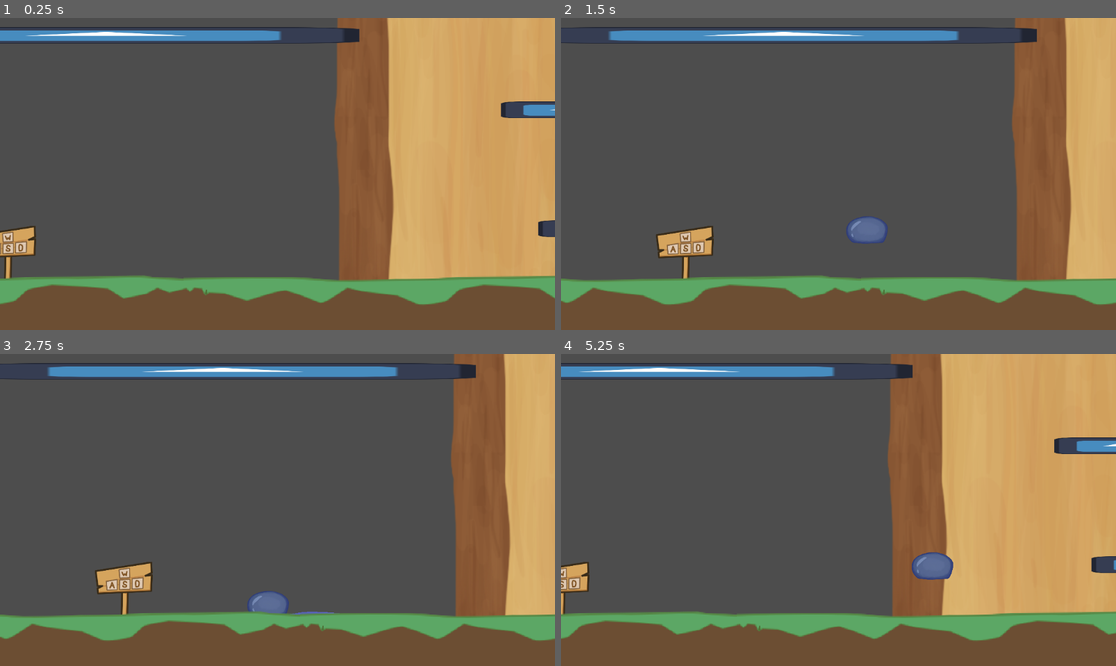
Above: before the commit, frames 1-4 (two rows, left to right).
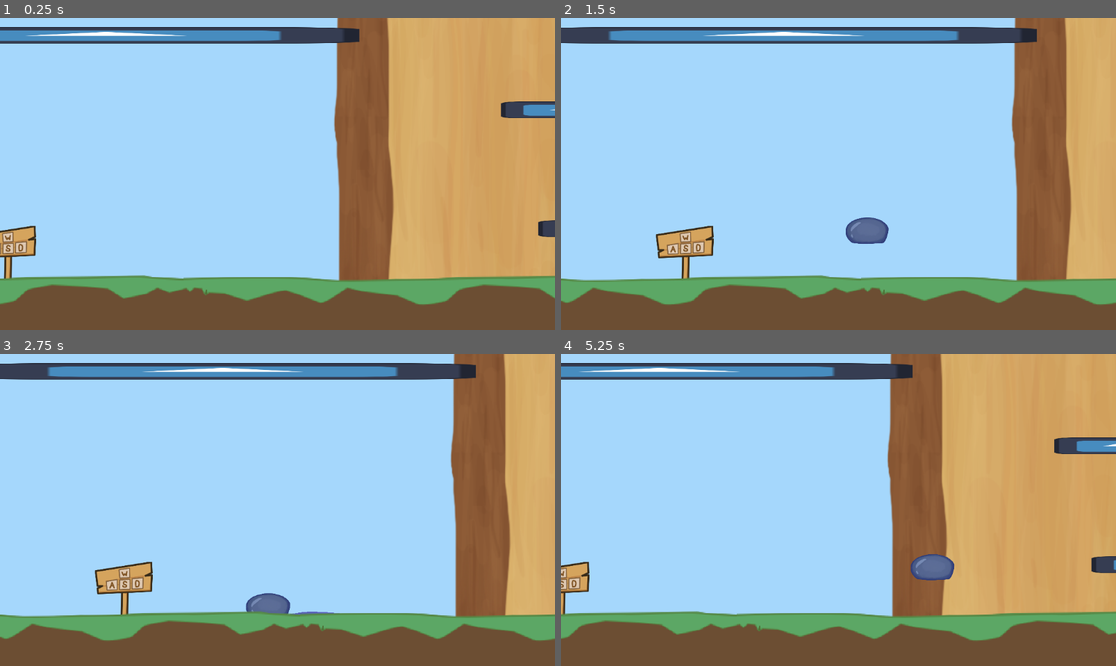
Above: after the commit, the same moments.

Repository: meatball133/GameJam2D
Game: Godot game, scene res://scenes/main.tscn
Two runs of this game, one before a commit and one after it. Both use one fixed random seed, a clock stepped at 60 frames per second and the inputs below. The engine's default icon, where the game draws it, is replaced by a stand-in: a white triangle on a blue panel in a dark square. Sound files missing from this copy of the repository are replaced by a short silence.
Inputs:
- Up to frame 1 (0.25 s): no input
- Up to frame 2 (1.5 s): tap Enter (ui_accept) at 0.5 s; hold D (right) from 0.53 s (still down); tap W (jump) at 0.77 s
- Up to frame 3 (2.75 s): tap W (jump) at 1.52 s; release D (right) at 2.03 s; hold A (left) from 2.03 s (still down)
- Up to frame 4 (5.25 s): release A (left) at 2.78 s; hold D (right) 2.78-4.28 s; tap W (jump) at 3.02, 3.77, 4.52 s; hold A (left) 4.28-5.03 s; hold D (right) from 5.03 s (still down)

The runs differ from the first frame. In frame 1, 47% of the frame differs, in the area x 0-62%, y 0-85%; in frame 2, 63%; in frame 3, 63%, in the area x 0-83%, y 0-85%; in frame 4, 46%.

Commit message:
Lade till shitty animation

Diff:
--- a/project.godot
+++ b/project.godot
@@ -55,3 +55,7 @@
 [physics]
 
 2d/default_gravity=1960.0
+
+[rendering]
+
+environment/defaults/default_clear_color=Color(0.646661, 0.843296, 0.986323, 1)
--- a/scenes/main.tscn
+++ b/scenes/main.tscn
@@ -26,6 +26,40 @@
 offsets = PackedFloat32Array(0, 0.375, 1)
 colors = PackedColorArray(0.345098, 0.380392, 0.721569, 1, 0.345098, 0.380392, 0.721569, 1, 0.482353, 0.54902, 0.917647, 1)
 
+[sub_resource type="Animation" id="Animation_r1phm"]
+resource_name = "walk"
+length = 0.8
+loop_mode = 1
+tracks/0/type = "value"
+tracks/0/imported = false
+tracks/0/enabled = true
+tracks/0/path = NodePath("Sprite2D:scale")
+tracks/0/interp = 1
+tracks/0/loop_wrap = true
+tracks/0/keys = {
+"times": PackedFloat32Array(0, 0.4),
+"transitions": PackedFloat32Array(1, 1),
+"update": 0,
+"values": [Vector2(0.1, 0.1), Vector2(0.11, 0.09)]
+}
+tracks/1/type = "value"
+tracks/1/imported = false
+tracks/1/enabled = true
+tracks/1/path = NodePath("Sprite2D:position")
+tracks/1/interp = 1
+tracks/1/loop_wrap = true
+tracks/1/keys = {
+"times": PackedFloat32Array(0, 0.4),
+"transitions": PackedFloat32Array(1, 1),
+"update": 0,
+"values": [Vector2(0, 0), Vector2(0, 3)]
+}
+
+[sub_resource type="AnimationLibrary" id="AnimationLibrary_aitah"]
+_data = {
+"walk": SubResource("Animation_r1phm")
+}
+
 [sub_resource type="WorldBoundaryShape2D" id="WorldBoundaryShape2D_wye2e"]
 
 [sub_resource type="RectangleShape2D" id="RectangleShape2D_m3jal"]
@@ -100,7 +134,8 @@
 shape = SubResource("RectangleShape2D_2u52f")
 
 [node name="Sprite2D" type="Sprite2D" parent="Player"]
-scale = Vector2(0.1, 0.1)
+position = Vector2(0, 2.68373)
+scale = Vector2(0.108946, 0.0910542)
 texture = ExtResource("4_ghnhg")
 
 [node name="Trail" type="Line2D" parent="Player"]
@@ -112,6 +147,11 @@
 gradient = SubResource("Gradient_crsqh")
 script = ExtResource("5_txe5k")
 
+[node name="AnimationPlayer" type="AnimationPlayer" parent="Player"]
+libraries = {
+"": SubResource("AnimationLibrary_aitah")
+}
+
 [node name="Dirt" type="StaticBody2D" parent="."]
 texture_repeat = 2
 position = Vector2(-10, 1)
--- a/scripts/player.gd
+++ b/scripts/player.gd
@@ -37,4 +37,10 @@
 	else:
 		velocity.x = move_toward(velocity.x, 0, speed)
 
+
 	move_and_slide()
+
+	if velocity.x > 0.1 or velocity.x < -0.1:
+		$AnimationPlayer.play("walk")
+	else:
+		$AnimationPlayer.stop()
Not shown: 1 places in scenes/main.tscn that only renumber resources
